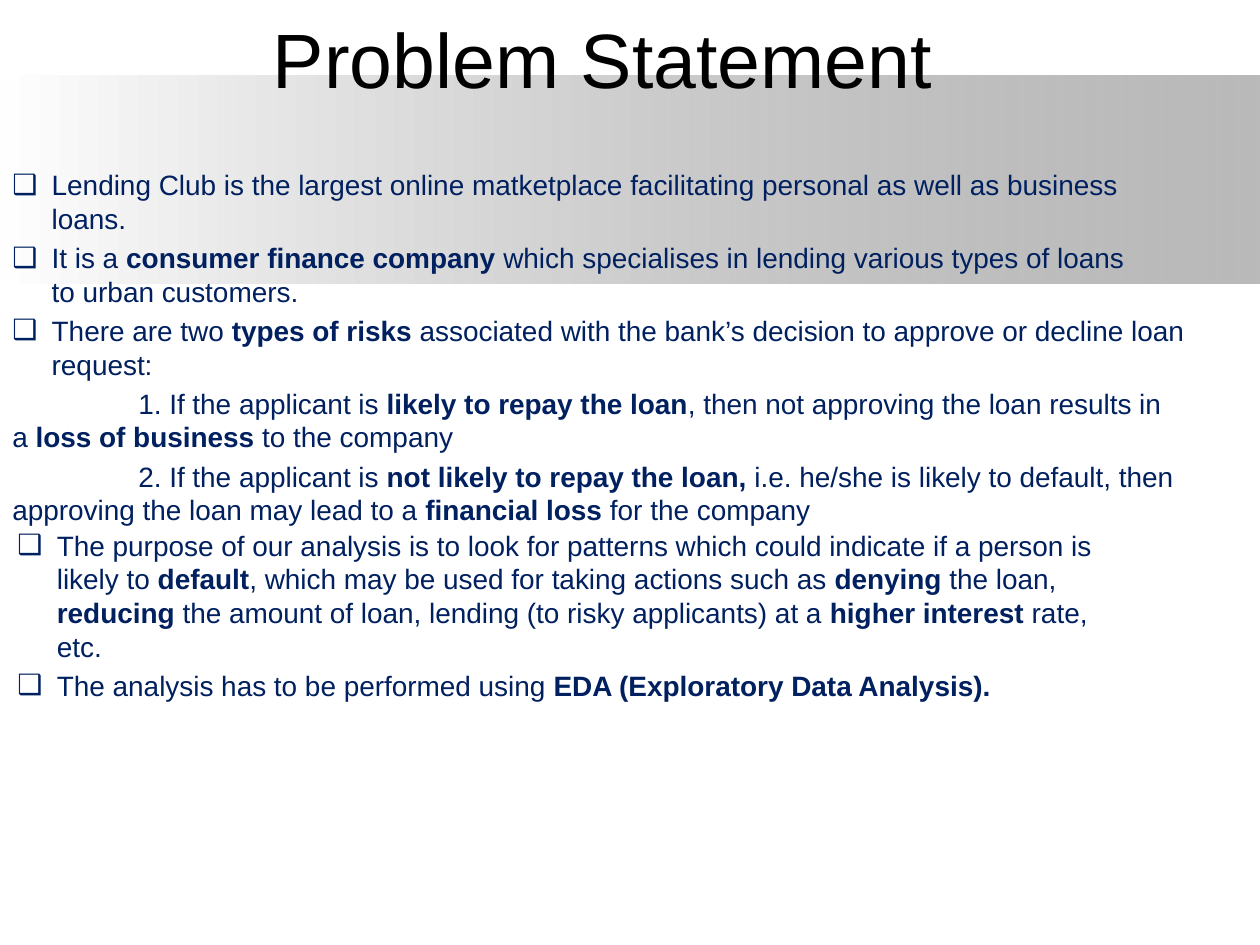
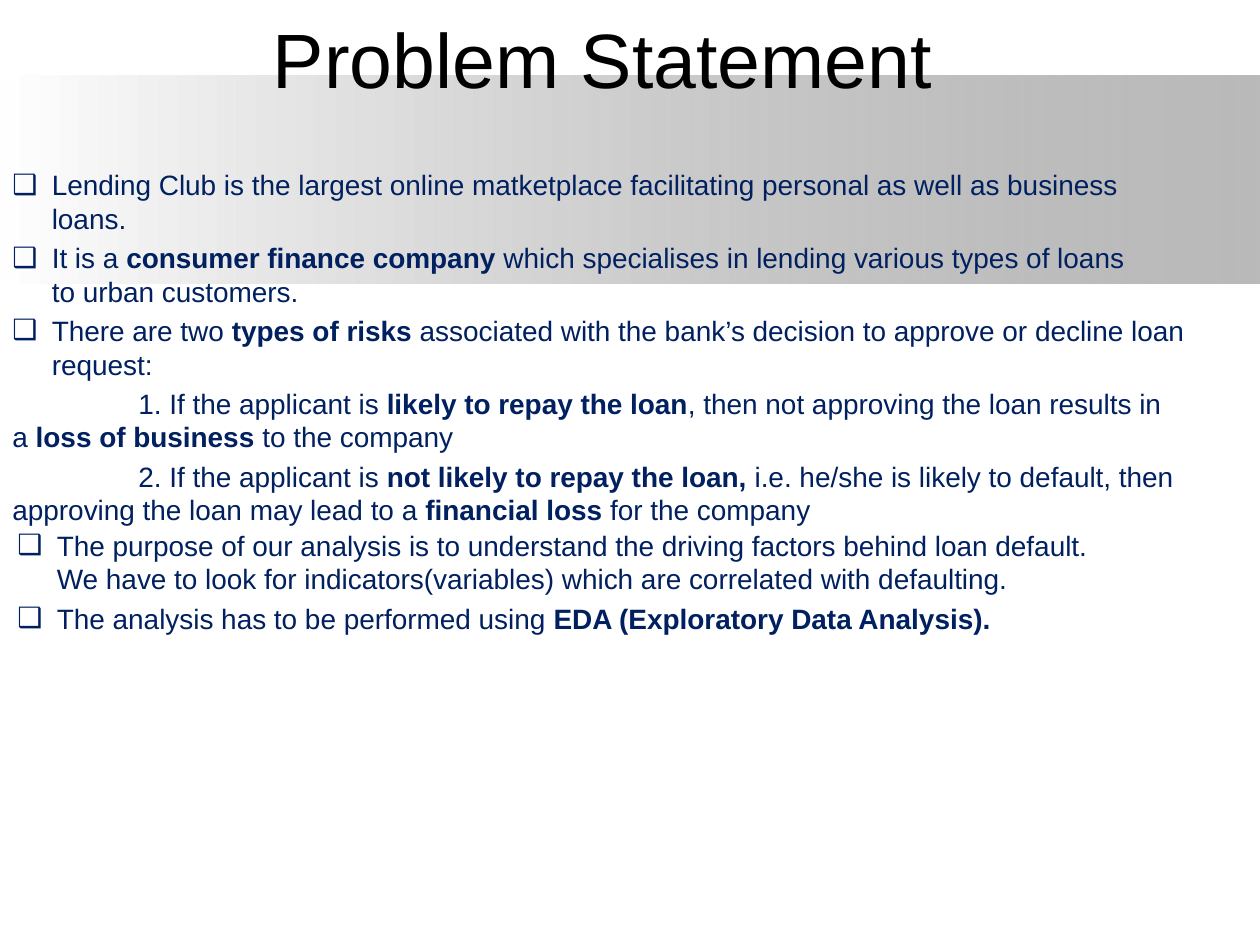
Before and after one commit to VipinJaguri/LendingClubCaseStudy, a slide deck: slide 2 of Lending_club_case_study.pptx. Drawn at 1260x945 pixels with LibreOffice and Linux fonts; fonts in the diff are those of the drawing; background and template pictures are left out. Boxes give left, top, right and bottom in pixels: in the first picture for what was removed or moved away, otherwise in the second. Text is boxed around its words. In the diff, an @@ line names an element or a change of style, - is before the commit and + after.

```diff
--- a/Lending_club_case_study.pptx
+++ b/Lending_club_case_study.pptx
@@ text at [57, 535, 1087, 595]: text changed @@
-❑ The purpose of our analysis is to look for patterns which could indicate if a person is likely to default, which may be used for taking actions such as denying the loan, reducing the amount of loan, lending (to risky applicants) at a higher interest rate, etc.
+❑ The purpose of our analysis is to understand the driving factors behind loan default. We have to look for indicators(variables) which are correlated with defaulting.
```
Also in this commit, not shown: 5 other slides changed.
